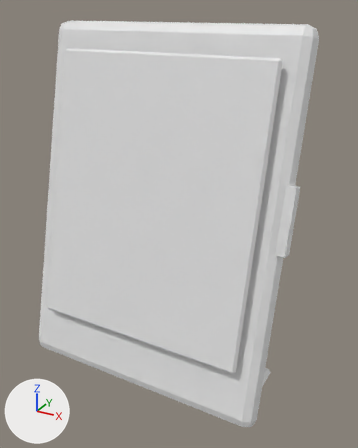
One commit to the glTF model BAMF/wwwroot/view3d/models/ereader.glb: the scene before it, then after it.
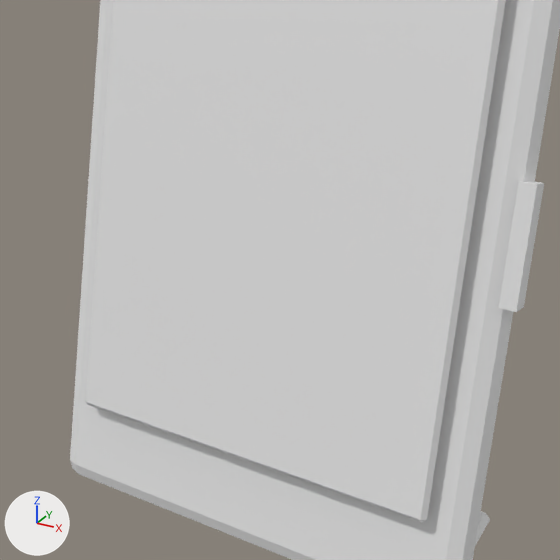
There are two pictures of each version: one whole from a 50 mm camera at (0.607, -1.028, 1.035) aimed at (0.029, 0.023, 0.509), one close up on the part from 0% to 86% of the width and 19% to 88% of the height. Every picture has the same lights, and +X, +Y and +Z are marked at lower left. The older version's two pictures come first. Vertices at exactly the same position are counted once.

The first close-up shows 'b_final'.
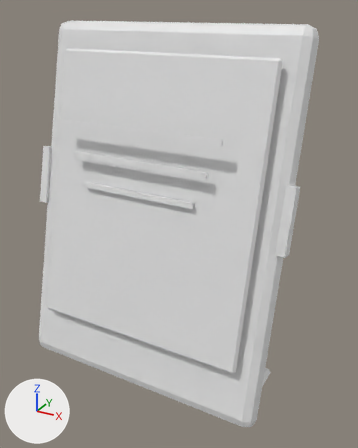
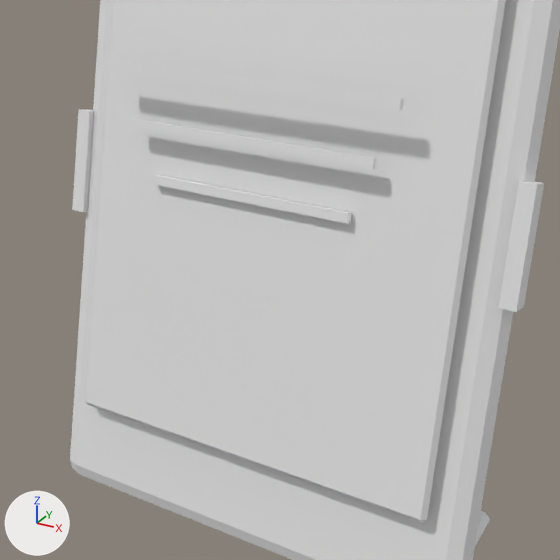
The newer file is also turned or shifted as a whole; pictures and numbers use the older file's frame.

Patch to the scene script:
```diff
--- a/BAMF/wwwroot/view3d/models/ereader.glb.py
+++ b/BAMF/wwwroot/view3d/models/ereader.glb.py
@@ me_b_box_683 @@
 # used by ob_b_final; location = (0.0, 0.0, 0.0)
-me_b_box_683.from_pydata(...)  # 144 vertices, 264 faces; spans x -0.347..0.347, y -0.176..0.176, z 0.0..1.0
+me_b_box_683.from_pydata(...)  # 232 vertices, 400 faces; spans x -0.358..0.347, y -0.176..0.176, z 0.0..1.0
+# me_b_box_683 part 1: the loose piece of 8 vertices spanning x -0.083..0.072, y -0.089..-0.07, z 0.208..0.233 is copied, and the copy is scaled about its middle by (2, 0.657, 0.601), then moved by (-0.022, -0.009, 0.397); it spans x -0.182..0.127, y -0.094..-0.082, z 0.61..0.625
+# me_b_box_683 part 2: the loose piece of 8 vertices spanning x 0.325..0.347, y -0.079..-0.009, z 0.527..0.685 is copied, and the copy is moved by (-0.683, 0.0, 0.0); it spans x -0.358..-0.336, y -0.079..-0.009, z 0.527..0.685
+# other edits to the shape of me_b_box_683 do not show in these pictures
```

Location of each change, [x1, y1, x2, y2] in pixels of the close-ups (560 x 560 px):
part 1 of me_b_box_683, added
    after: [153, 175, 352, 224]
part 2 of me_b_box_683, added
    after: [72, 109, 94, 212]
